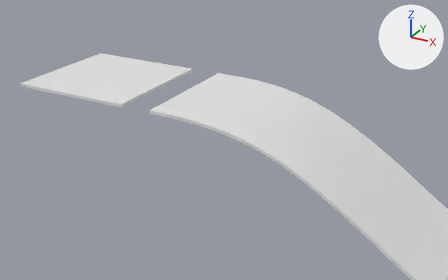
Before and after pictures for a commit that changed the Blender file Assets/Models/TerrainPatch.blend.
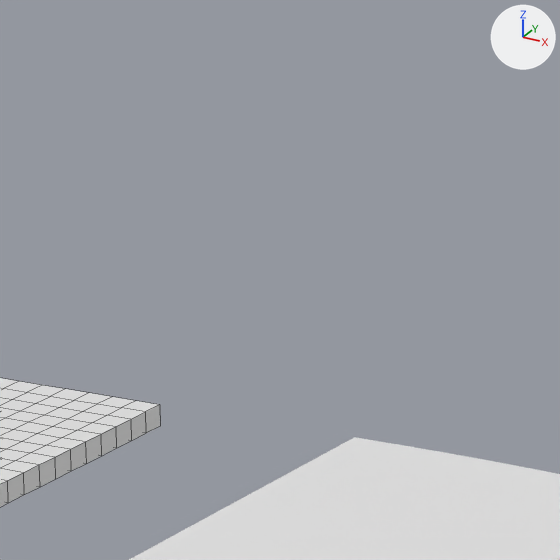
Each version is shown from a 50 mm camera at (102.9, -154.2, 64.1) aimed at (7.6, 19.2, -22.7), then close up on the part from 38% to 55% of the width and 6% to 32% of the height. Lighting does not change. The marker at upper right points along +X, +Y and +Z. The close-ups show mesh edges as thin lines.

Names of what the first close-up shows: 'Platform', 'Slope'.
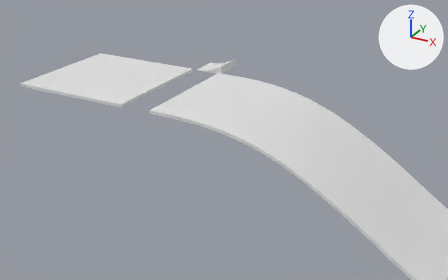
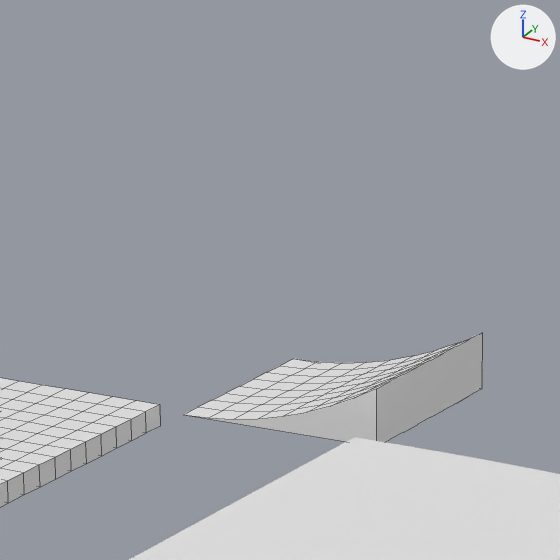
Location of each change, [x1, y1, x2, y2] in pixels of the close-ups (560 x 560 px):
'Ramp', added: after [183, 333, 483, 442]

Diff of the bpy script that builds the scene:
```diff
--- a/Assets/Models/TerrainPatch.blend.py
+++ b/Assets/Models/TerrainPatch.blend.py
@@ me_ramp @@
+me_ramp.from_pydata(...)  # 90 vertices, 68 faces; spans x -5.59..4.41, y -0.86..1.82, z -5.0..5.0
@@ ob_ramp @@
+ob_ramp = bpy.data.objects.new('Ramp', me_ramp)
+ob_ramp.location = (0.59, 27.0, 0.86)
+ob_ramp.rotation_euler = (1.571, 0.0, 0.0)  # degrees (90, 0, 0)
```
